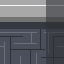
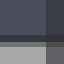
The second 64 × 64 image is a revision of the first. Changes to its layers:
painted on "Floor3.png" over 0, 0, 64, 64
